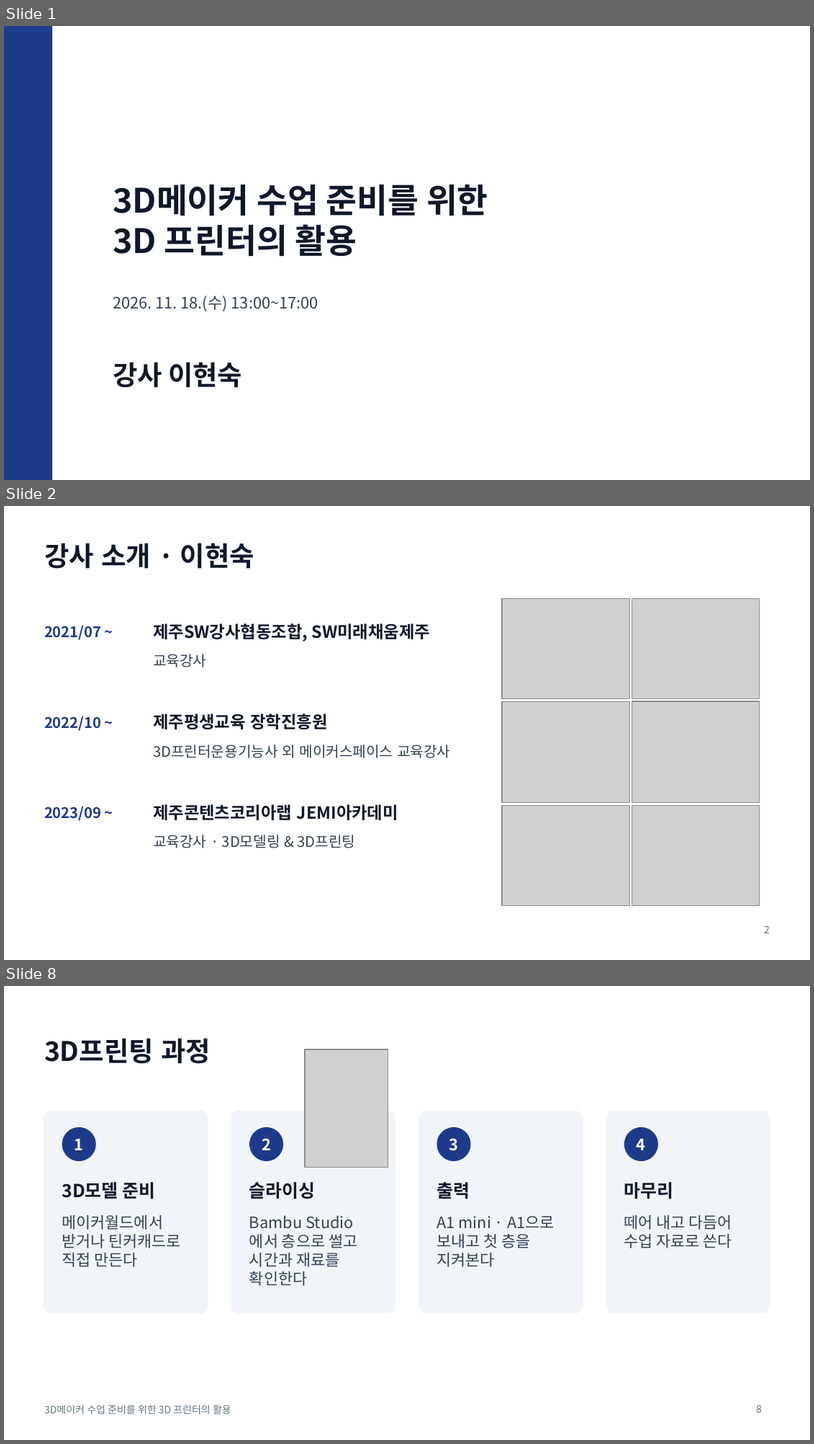
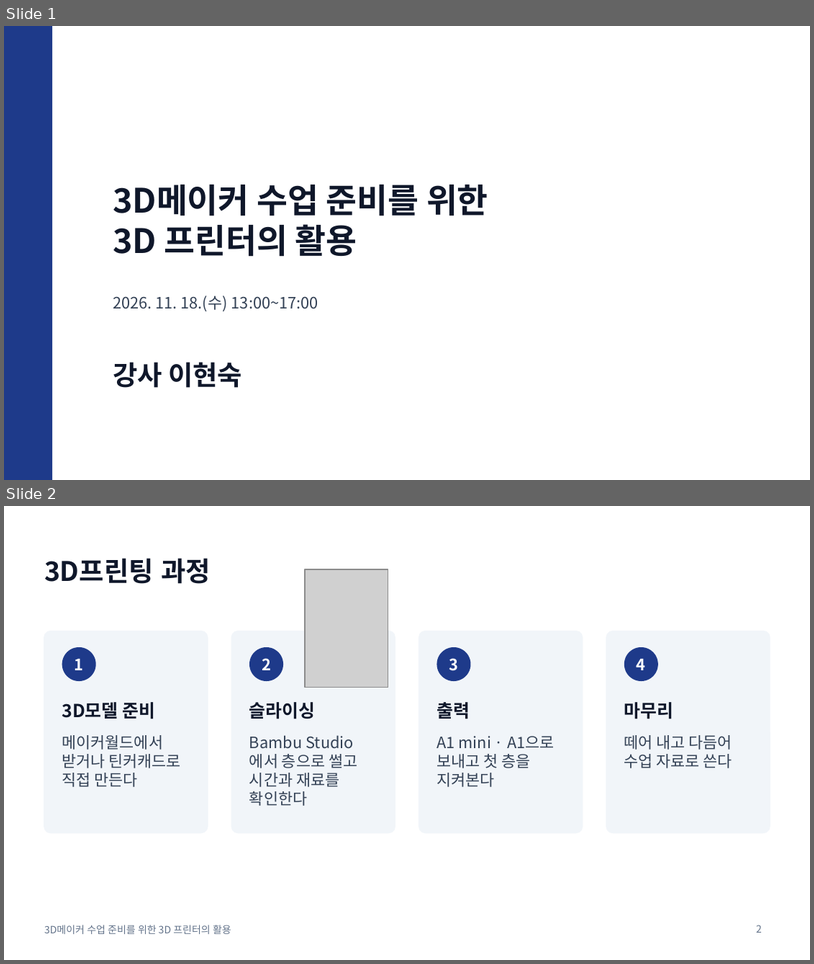
Before and after one commit to Suguri123/3D_swmirae20261118, a slide deck: dist/3D-printer-education.pptx. Shown one above the other, each under a label of ours: slides 1, 2 and 8 before the commit, slides 1 and 2 after it; the slides between them are not shown. The pictures are 814x1444 and 814x964 pixels, drawn with LibreOffice and Linux fonts; fonts in the diff are those of the drawing; grey boxes stand for pictures. Boxes give left, top, right and bottom in pixels: in the first picture for what was removed or moved away, otherwise in the second. Text is boxed around its words. In the diff, an @@ line names an element or a change of style, - is before the commit and + after.

Commit message:
Remove introduction slides 2 through 7 from website

```diff
--- a/dist/3D-printer-education.pptx
+++ b/dist/3D-printer-education.pptx
@@ slide 2 removed at (4,506,810,960), background #FFFFFF @@
@@ title removed at (44,543,255,569) @@
-강사 소개 · 이현숙
@@ text removed at (44,625,101,640) @@
-2021/07 ~
@@ text removed at (153,623,431,641) @@
-제주SW강사협동조합, SW미래채움제주
@@ text removed at (153,654,206,667) @@
-교육강사
@@ text removed at (44,716,101,731) @@
-2022/10 ~
@@ text removed at (153,713,327,729) @@
-제주평생교육 장학진흥원
@@ group removed at (502,599,759,905): 6 pictures @@
@@ text removed at (153,744,450,758) @@
-3D프린터운용기능사 외 메이커스페이스 교육강사
@@ text removed at (44,806,101,821) @@
-2023/09 ~
@@ text removed at (153,804,399,820) @@
-제주콘텐츠코리아랩 JEMI아카데미
@@ text removed at (153,834,355,848) @@
-교육강사 · 3D모델링 & 3D프린팅
@@ page number removed at (764,925,770,933) @@
-2
@@ what was slide 8 is now slide 2 @@
@@ page number at (756,924,762,932): text changed @@
-8
+2
```
Also in this commit, not shown: 5 other slides removed, 18 other files.
